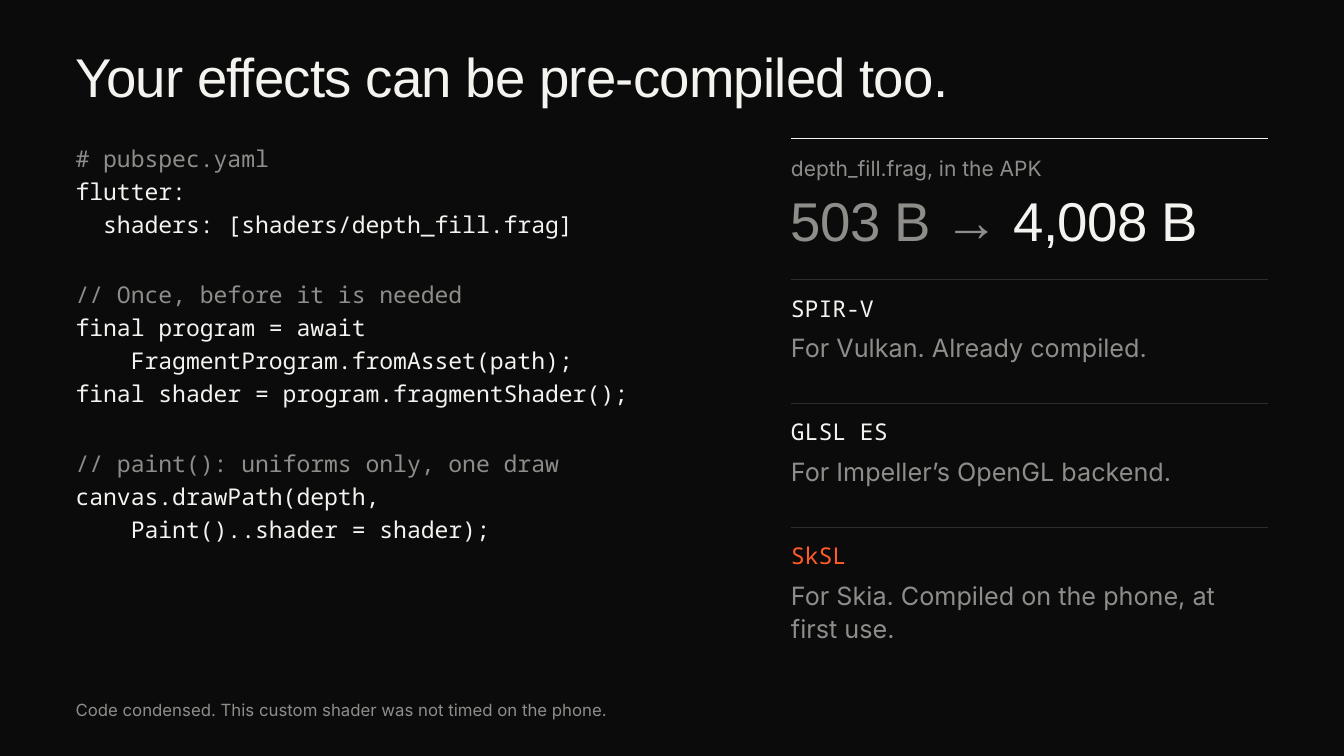
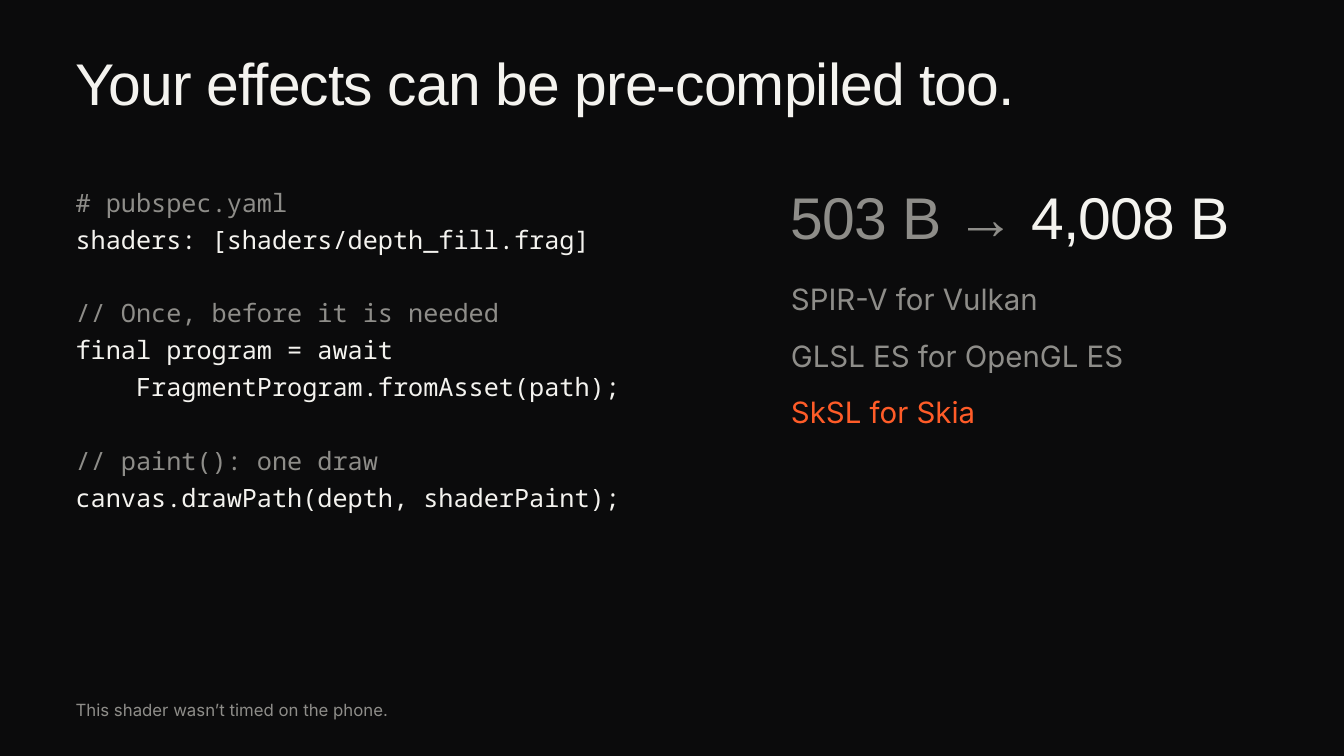
Before and after one commit to cm-collins/fluttercon-demo-app, a slide deck: slide 25 of docs/talk/slides/beyond-skia-dark.pptx (slide 22 before the commit). Drawn at 1344x756 pixels with LibreOffice and Linux fonts; fonts in the diff are those of the drawing; background and template pictures are left out. Boxes give left, top, right and bottom in pixels: in the first picture for what was removed or moved away, otherwise in the second. Text is boxed around its words. In the diff, an @@ line names an element or a change of style, - is before the commit and + after.

```diff
--- a/docs/talk/slides/beyond-skia-dark.pptx
+++ b/docs/talk/slides/beyond-skia-dark.pptx
@@ title "Your effects can be pre-compiled ..." at [76, 62, 1014, 116]: size 39 to 42 pt @@
@@ line removed from (791, 139) to (1268, 139) @@
@@ text removed at [791, 160, 1042, 181] @@
-depth_fill.frag, in the APK
@@ text at [76, 182, 186, 201]: paragraph removed @@
-flutter:
@@ text at [76, 193, 620, 402]: size 16.5 to 18 pt in "# pubspec.yaml", "shaders: [shaders/depth_fill.frag]", "// Once, before it is needed", "final program = await" and 1 more places; line spacing 1.2 to 1.22 @@
@@ text "# pubspec.yaml": place and size @@
-text "# pubspec.yaml" at [76, 149, 628, 542]
+text "# pubspec.yaml" at [76, 193, 620, 513]
@@ text "503 B → 4,008 B" at [791, 198, 1229, 247]: size 39 to 42 pt @@
@@ line removed from (791, 279) to (1268, 279) @@
@@ text added at [791, 287, 1124, 424], 21 pt, text #8E8D89 @@
+SPIR-V for Vulkan
+GLSL ES for OpenGL ES
+SkSL for Skia
@@ text removed at [791, 300, 874, 318] @@
-SPIR-V
@@ text removed at [791, 338, 1146, 362] @@
-For Vulkan. Already compiled.
@@ line removed from (791, 403) to (1268, 403) @@
@@ text removed at [791, 423, 888, 441] @@
-GLSL ES
@@ text at [76, 451, 620, 513]: text changed; size 16.5 to 18 pt @@
-final shader = program.fragmentShader();
-// paint(): uniforms only, one draw
-canvas.drawPath(depth,
-Paint()..shader = shader);
+// paint(): one draw
+canvas.drawPath(depth, shaderPaint);
@@ text removed at [791, 462, 1171, 486] @@
-For Impeller’s OpenGL backend.
@@ line removed from (791, 527) to (1268, 527) @@
@@ text removed at [791, 546, 846, 565] @@
-SkSL
@@ text removed at [791, 586, 1215, 638] @@
-For Skia. Compiled on the phone, at first use.
@@ text at [76, 703, 388, 720]: text changed @@
-Code condensed. This custom shader was not timed on the phone.
+This shader wasn’t timed on the phone.
```
Also in this commit, not shown: 21 other slides changed, 9 slides added, 5 slides removed, 23 other files.
